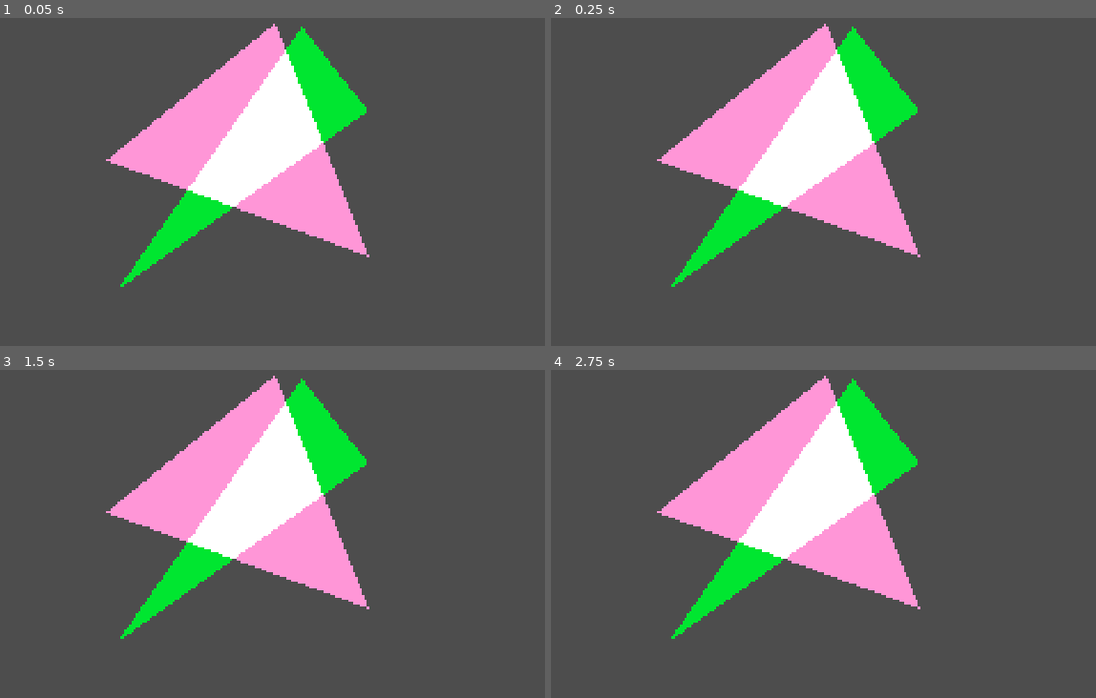
Above: before the commit, frames 1-4 (two rows, left to right).
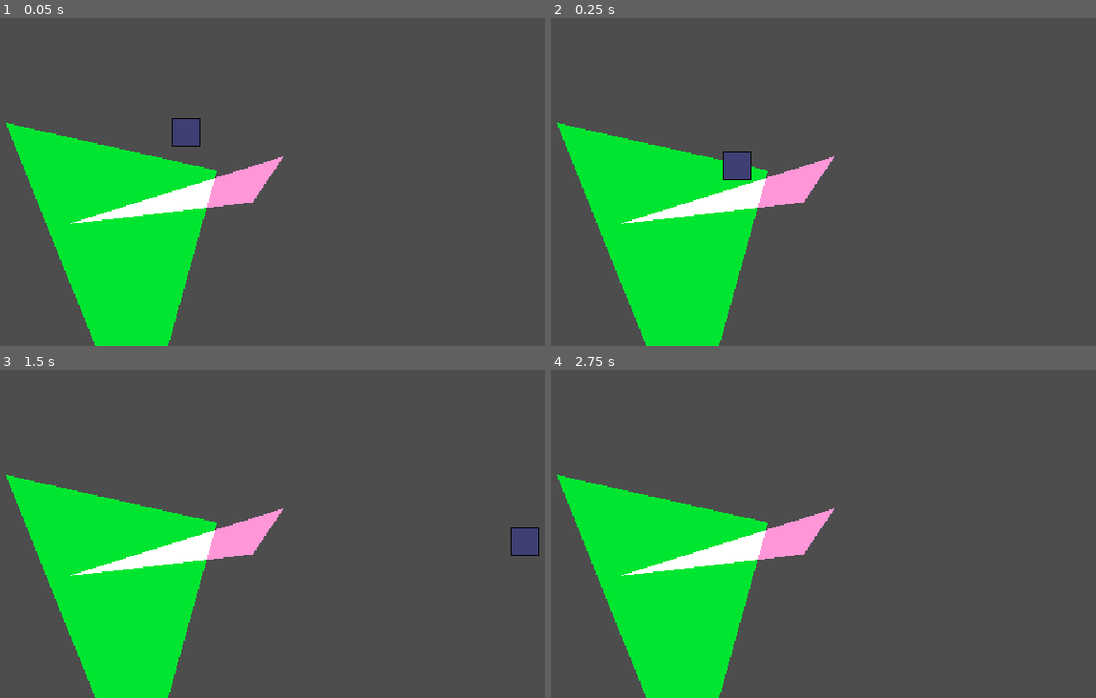
Above: after the commit, the same moments.

Repository: robotmaster/game-off-2026
Game: Godot game, scene res://scenes/room1.tscn
Same seed, same stepped clock (60 frames per second), same inputs: the game is played once before the commit and once after it.
Inputs:
- Up to frame 1 (0.05 s): no input
- Up to frame 2 (0.25 s): no input
- Up to frame 3 (1.5 s): hold Right (right, bound only after the commit) from 0.53 s (still down); tap Up (up, bound only after the commit) at 0.6, 0.77, 1.07, 1.35 s
- Up to frame 4 (2.75 s): tap Up (up, bound only after the commit) at 1.52, 1.82, 2.1 s; tap Enter at 2 s; release Right (right, bound only after the commit) at 2.03 s; hold Left (left, bound only after the commit) from 2.03 s (still down)

The runs differ from the first frame. In frame 1, 30% of the frame differs, in the area x 1-68%, y 1-100%; in frame 2, 30%; in frame 3, 31%, in the area x 1-99%, y 1-100%; in frame 4, 30%.

Commit message:
added a player

Diff:
--- a/game-off-2026/project.godot
+++ b/game-off-2026/project.godot
@@ -15,12 +15,41 @@
 config/features=PackedStringArray("4.7", "Forward Plus")
 config/icon="res://icon.svg"
 
+[debug]
+
+gdscript/warnings/untyped_declaration=1
+gdscript/warnings/unsafe_cast=1
+gdscript/warnings/unsafe_call_argument=1
+
 [display]
 
 window/size/viewport_width=1920
 window/size/viewport_height=1080
-window/stretch/mode="canvas_items"
+window/stretch/mode="viewport"
 window/stretch/aspect="expand"
+window/stretch/scale=3.0
+
+[input]
+
+left={
+"deadzone": 0.2,
+"events": [Object(InputEventKey,"resource_local_to_scene":false,"resource_name":"","device":-1,"window_id":0,"alt_pressed":false,"shift_pressed":false,"ctrl_pressed":false,"meta_pressed":false,"pressed":false,"keycode":0,"physical_keycode":4194319,"key_label":0,"unicode":0,"location":0,"echo":false,"script":null)
+, Object(InputEventKey,"resource_local_to_scene":false,"resource_name":"","device":-1,"window_id":0,"alt_pressed":false,"shift_pressed":false,"ctrl_pressed":false,"meta_pressed":false,"pressed":false,"keycode":0,"physical_keycode":65,"key_label":0,"unicode":97,"location":0,"echo":false,"script":null)
+]
+}
+right={
+"deadzone": 0.2,
+"events": [Object(InputEventKey,"resource_local_to_scene":false,"resource_name":"","device":-1,"window_id":0,"alt_pressed":false,"shift_pressed":false,"ctrl_pressed":false,"meta_pressed":false,"pressed":false,"keycode":0,"physical_keycode":4194321,"key_label":0,"unicode":0,"location":0,"echo":false,"script":null)
+, Object(InputEventKey,"resource_local_to_scene":false,"resource_name":"","device":-1,"window_id":0,"alt_pressed":false,"shift_pressed":false,"ctrl_pressed":false,"meta_pressed":false,"pressed":false,"keycode":0,"physical_keycode":68,"key_label":0,"unicode":100,"location":0,"echo":false,"script":null)
+]
+}
+up={
+"deadzone": 0.2,
+"events": [Object(InputEventKey,"resource_local_to_scene":false,"resource_name":"","device":-1,"window_id":0,"alt_pressed":false,"shift_pressed":false,"ctrl_pressed":false,"meta_pressed":false,"pressed":false,"keycode":0,"physical_keycode":4194320,"key_label":0,"unicode":0,"location":0,"echo":false,"script":null)
+, Object(InputEventKey,"resource_local_to_scene":false,"resource_name":"","device":-1,"window_id":0,"alt_pressed":false,"shift_pressed":false,"ctrl_pressed":false,"meta_pressed":false,"pressed":false,"keycode":0,"physical_keycode":32,"key_label":0,"unicode":32,"location":0,"echo":false,"script":null)
+, Object(InputEventKey,"resource_local_to_scene":false,"resource_name":"","device":-1,"window_id":0,"alt_pressed":false,"shift_pressed":false,"ctrl_pressed":false,"meta_pressed":false,"pressed":false,"keycode":0,"physical_keycode":87,"key_label":0,"unicode":119,"location":0,"echo":false,"script":null)
+]
+}
 
 [physics]
 
@@ -28,4 +57,5 @@
 
 [rendering]
 
+textures/canvas_textures/default_texture_filter=0
 rendering_device/driver.windows="d3d12"
--- a/game-off-2026/scenes/player.tscn
+++ b/game-off-2026/scenes/player.tscn
@@ -1,8 +1,17 @@
 [gd_scene format=3 uid="uid://dxg36kacwicgt"]
 
 [ext_resource type="Texture2D" uid="uid://dy5pxrjtrjbr6" path="res://sprites/players.png" id="1_3vyb7"]
+[ext_resource type="Script" uid="uid://x18ld1uqdkqp" path="res://scripts/player.gd" id="1_g2els"]
+
+[sub_resource type="RectangleShape2D" id="RectangleShape2D_g2els"]
+size = Vector2(24, 24)
 
 [node name="Player" type="CharacterBody2D" unique_id=1936053006]
+floor_max_angle = 0.5235988
+script = ExtResource("1_g2els")
 
 [node name="Players" type="Sprite2D" parent="." unique_id=1398544852]
 texture = ExtResource("1_3vyb7")
+
+[node name="CollisionShape2D" type="CollisionShape2D" parent="." unique_id=1655013475]
+shape = SubResource("RectangleShape2D_g2els")
--- a/game-off-2026/scenes/room1.tscn
+++ b/game-off-2026/scenes/room1.tscn
@@ -1,29 +1,38 @@
 [gd_scene format=3 uid="uid://b8ioekin6ogii"]
 
 [ext_resource type="Script" uid="uid://dwyrh8grva4ip" path="res://scripts/room.gd" id="1_5xnpp"]
+[ext_resource type="PackedScene" uid="uid://dxg36kacwicgt" path="res://scenes/player.tscn" id="2_gli6d"]
 
-[node name="Room1" type="Node2D" unique_id=1685634979 node_paths=PackedStringArray("color_1", "color_2", "intersection_polygon", "intersection_collision")]
+[sub_resource type="GDScript" id="GDScript_277jj"]
+script/source = "extends Camera2D
+
+# Called when the node enters the scene tree for the first time.
+func _ready() -> void:
+	zoom = Vector2(1, 1)
+"
+
+[node name="Room1" type="Node2D" unique_id=1685634979 node_paths=PackedStringArray("color_1", "color_2", "intersection_static_body")]
 script = ExtResource("1_5xnpp")
 color_1 = NodePath("Polygon2D")
 color_2 = NodePath("Polygon2D2")
-intersection_polygon = NodePath("IntersectionArea/Polygon2D")
-intersection_collision = NodePath("IntersectionArea/Collision")
+intersection_static_body = NodePath("IntersectionArea")
 
 [node name="Polygon2D" type="Polygon2D" parent="." unique_id=248563557]
-position = Vector2(361, -79)
+position = Vector2(183, 50)
 color = Color(3.9948522e-06, 0.9030698, 0.19205129, 1)
-polygon = PackedVector2Array(-70, -184, -534, 479, 97, 27)
+polygon = PackedVector2Array(-334, -57, -223, 220, -157, -17)
 
 [node name="Polygon2D2" type="Polygon2D" parent="." unique_id=890089855]
-position = Vector2(11, -4)
+position = Vector2(165.63446, 43.440945)
+scale = Vector2(1.2482759, 0.4488189)
 color = Color(1, 0.5902967, 0.8453913, 1)
-polygon = PackedVector2Array(213, -268, -212, 77, 448, 319)
+polygon = PackedVector2Array(-67, -50, -212, 77, -88, 36)
 
 [node name="IntersectionArea" type="StaticBody2D" parent="." unique_id=932035965]
 position = Vector2(11, -4)
 
-[node name="Polygon2D" type="Polygon2D" parent="IntersectionArea" unique_id=889051072]
+[node name="Camera2D" type="Camera2D" parent="." unique_id=978009330]
+zoom = Vector2(3, 3)
+script = SubResource("GDScript_277jj")
 
-[node name="Collision" type="CollisionPolygon2D" parent="IntersectionArea" unique_id=1174695382]
-
-[node name="Camera2D" type="Camera2D" parent="." unique_id=978009330]
+[node name="Player" parent="." unique_id=1936053006 instance=ExtResource("2_gli6d")]
--- /dev/null
+++ b/game-off-2026/scripts/player.gd
@@ -0,0 +1,21 @@
+extends CharacterBody2D
+
+
+const SPEED = 300.0
+const JUMP_VELOCITY = -400.0
+
+
+func _physics_process(delta: float) -> void:
+	if not is_on_floor():
+		velocity += get_gravity() * delta
+
+	if Input.is_action_just_pressed("up") and is_on_floor():
+		velocity.y = JUMP_VELOCITY
+
+	var direction := Input.get_axis("left", "right")
+	if direction:
+		velocity.x = direction * SPEED
+	else:
+		velocity.x = move_toward(velocity.x, 0, SPEED)
+
+	move_and_slide()
--- a/game-off-2026/scripts/room.gd
+++ b/game-off-2026/scripts/room.gd
@@ -3,11 +3,9 @@
 @export var color_1 : Polygon2D
 @export var color_2 : Polygon2D
 
-@export var intersection_polygon : Polygon2D
-@export var intersection_collision : CollisionPolygon2D
+@export var intersection_static_body : StaticBody2D
 
 func _ready() -> void:
-	# reset polygon transforms
 	var polygon_1_global := color_1.global_transform * color_1.polygon
 	color_1.polygon = polygon_1_global
 	color_1.global_transform = Transform2D()
@@ -15,14 +13,26 @@
 	color_2.polygon = polygon_2_global
 	color_2.global_transform = Transform2D()
 
-	intersection_polygon.global_transform = Transform2D()
-	intersection_collision.global_transform = Transform2D()
+	intersection_static_body.global_transform = Transform2D()
+	intersection_static_body.global_transform = Transform2D()
 
-func _physics_process(delta: float) -> void:
+func _physics_process(_delta: float) -> void:
 
 	var polygon_1_global := color_1.global_transform * color_1.polygon
 	var polygon_2_global := color_2.global_transform * color_2.polygon
 
 	var overlap := Geometry2D.intersect_polygons(polygon_1_global, polygon_2_global)
 
-	intersection_polygon.polygon = intersection_polygon.global_transform.affine_inverse() * overlap[0]
+	var children := intersection_static_body.get_children()
+	for child in children:
+		child.queue_free()
+	for polygon_shape in overlap:
+		var new_polygon_2d := Polygon2D.new()
+		new_polygon_2d.polygon = polygon_shape
+		intersection_static_body.add_child(new_polygon_2d)
+
+		var new_collision := CollisionPolygon2D.new()
+		new_collision.polygon = polygon_shape
+		intersection_static_body.add_child(new_collision)
+
+	#intersection_polygon.polygon = intersection_polygon.global_transform.affine_inverse() * overlap[0]
Not shown, added: game-off-2026/scripts/player.gd.uid
